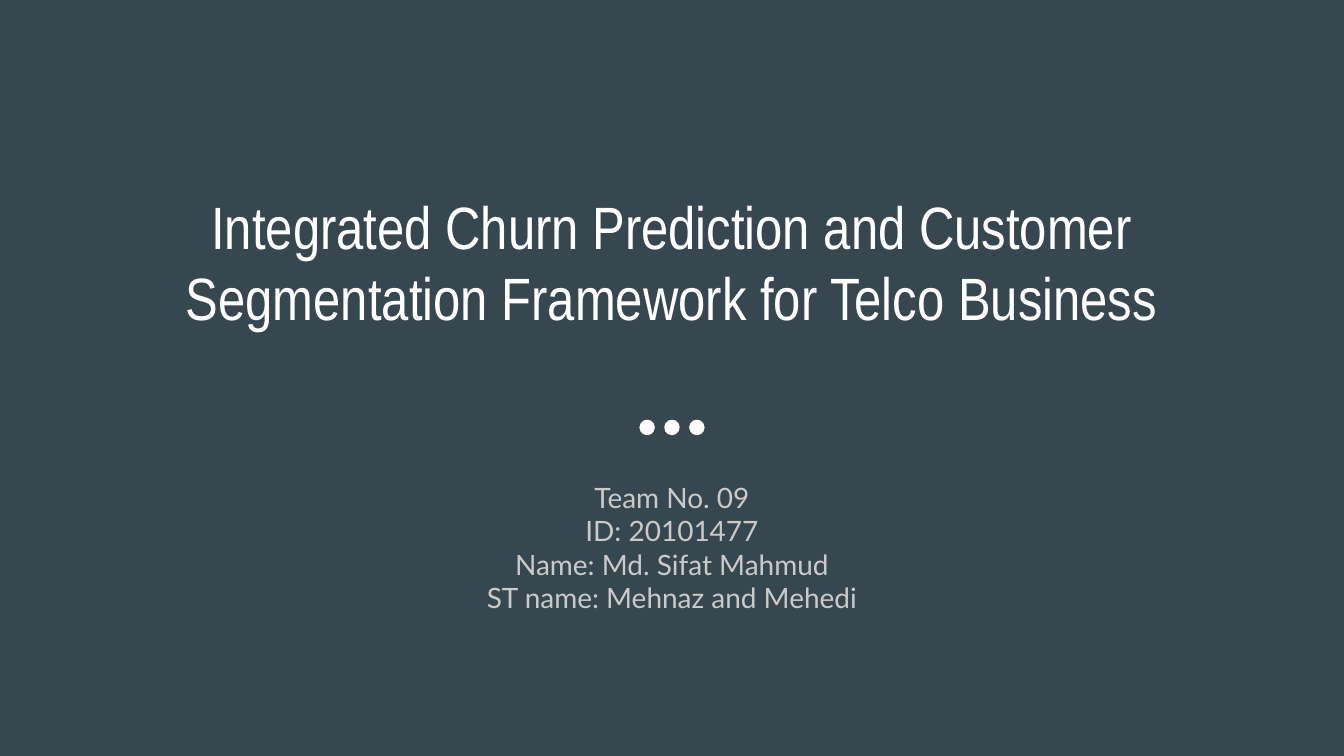
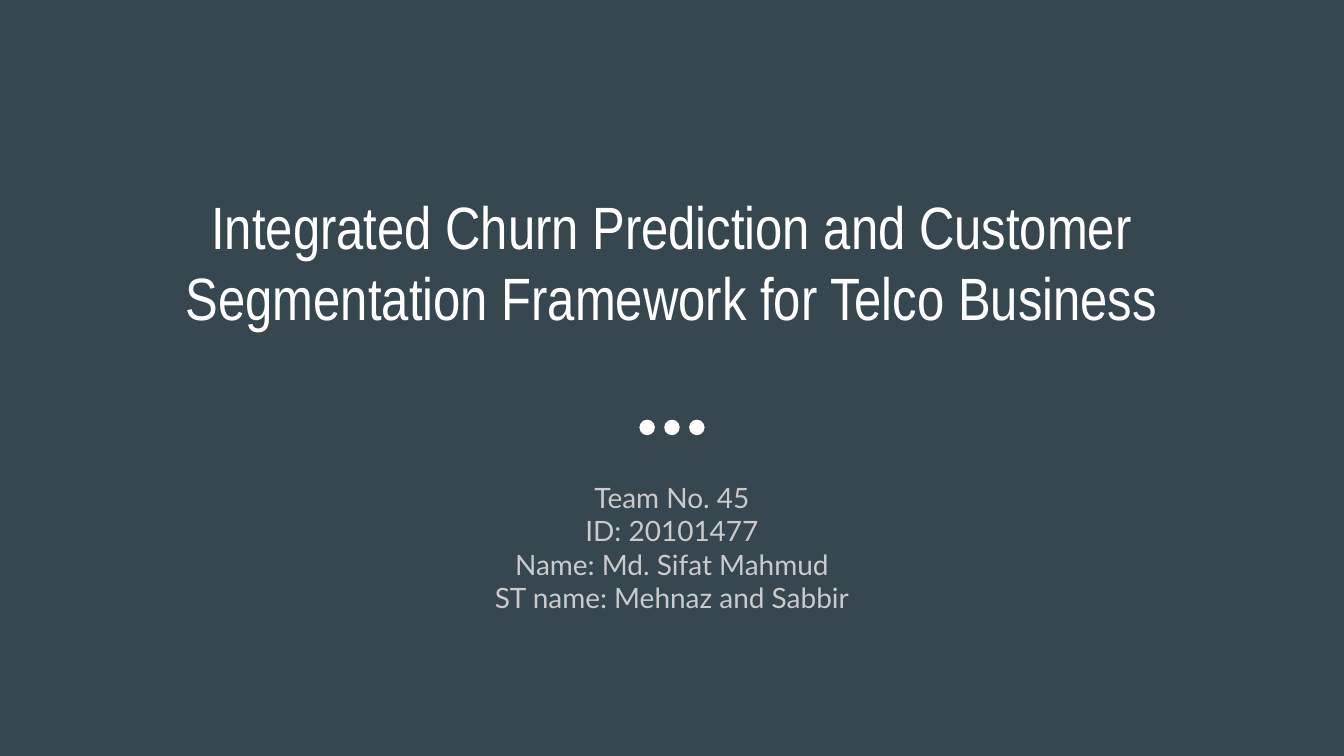
Before and after one commit to Brute666/CSE431, a slide deck: slide 1 of Submission 2/Slide.pptx. Drawn at 1344x756 pixels with LibreOffice and Linux fonts; fonts in the diff are those of the drawing. Boxes give left, top, right and bottom in pixels: in the first picture for what was removed or moved away, otherwise in the second. Text is boxed around its words. In the diff, an @@ line names an element or a change of style, - is before the commit and + after.

```diff
--- a/Submission 2/Slide.pptx
+++ b/Submission 2/Slide.pptx
@@ subtitle at [594,488,749,508]: text changed @@
-Team No. 09
+Team No. 45
@@ subtitle at [495,587,849,608]: text changed @@
-ST name: Mehnaz and Mehedi
+ST name: Mehnaz and Sabbir
```
